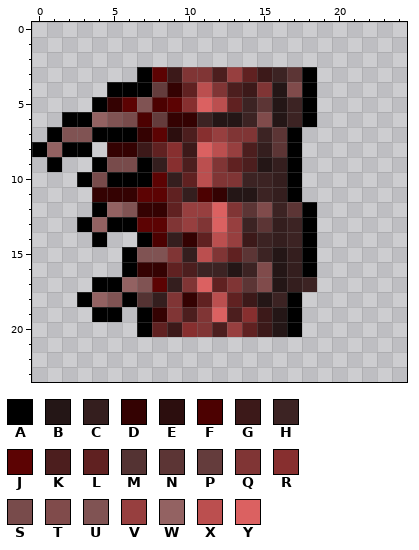
Pixel-art sprite -- Assets/NPCs/CrimsonInfectedWormBody.png. That is the earlier state.
The file is 50x48 pixels, drawn in blocks of 2x2; one block is one cell here. Colours within 5 levels of each other are drawn and written as one.
Palette (. is transparent): A #000000  B #241616  C #341e1e  D #340202  E #2c0e0e  F #4c0101  G #3c1919  H #3c2323  J #5c0303  K #4c1e1e  L #602121  M #543333  N #5c3535  P #643c3c  Q #803535  R #872f2f  S #784b4b  T #804b4b  U #805353  V #973f3f  W #936262  X #bb4f4f  Y #db6161
Pixels before, first column x 0:
 3 .......AJGQQKVLGHNA
 4 .....AAAPDLXQKGQBTA
 5 ....ADJUFJRYXLHNBHA
 6 ..AAWUSFPDDHBBHTBHA
 7 .AUUAAADJEKRVQQHNA.
 8 AWAA.DDGLRGYXVKCNA.
 9 .A..ASSACRKXQLKBCA.
10 ...ASAAAJCLXQQHHCA.
11 ....DDDJJLCFDBBHCA.
12 ....AWUDDLVVYQNTHNA
13 ...AWAAJJQVQYVHNCHA
14 ....A..AFCDLXVGHCHA
15 ......AUUQCXQLNHBCA
16 ......ADDLKHHBHTBCA
17 ....AAWUJCQYLQNTBCH
18 ...AWUAMCQDLXLGBHA.
19 ....AA.ADQKQYKRGBA.
20 .......ALGRQKVLGBA.
After the commit:
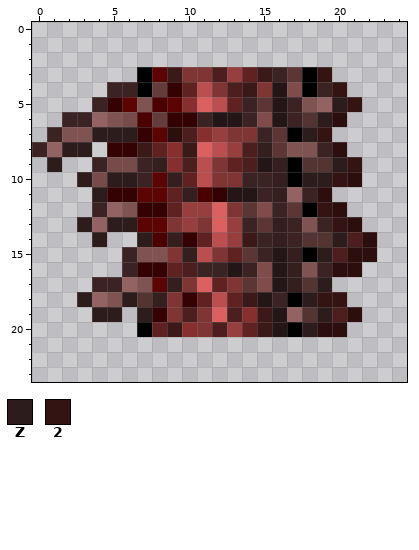
Colours new in this view: Z #2c1c1c  2 #341313
Edits made:
y 3: x 19 . -> 2
y 4: x 5..6 AA -> HH; x 19..20 .. -> H2
y 5: x 4 A -> H; x 18..21 A... -> UWZ2
y 6: x 2..3 AA -> HH; x 18..20 A.. -> MZE
y 7: x 1 A -> H; x 4..6 AAA -> ZZZ; x 18..19 .. -> Z2
y 8: x 0 A -> H; x 2..3 AA -> ZZ; x 17..20 A... -> UUHE
y 9: x 1 A -> Z; x 4 A -> H; x 7 A -> H; x 18..21 .... -> MMZ2
y 10: x 3 A -> Z; x 5..7 AAA -> ZZH; x 18..21 .... -> ZZ2E
y 11: x 4 D -> Z; x 17..19 A.. -> WHE
y 12: x 4 A -> H; x 19..20 .. -> 2E
y 13: x 3 A -> Z; x 5..6 AA -> ZZ; x 18..21 A... -> UH2E
y 14: x 4 A -> Z; x 7 A -> Z; x 18..22 A.... -> MMZKE
y 15: x 6 A -> H; x 19..22 .... -> ZKEE
y 16: x 6 A -> H; x 18..21 A... -> UHEE
y 17: x 4..5 AA -> HH; x 18..19 H. -> MZ
y 18: x 3 A -> Z; x 6 A -> Z; x 18..20 ... -> Z22
y 19: x 4..5 AA -> ZZ; x 7 A -> Z; x 17..21 A.... -> WMZKE
y 20: x 18..20 ... -> ZEE
